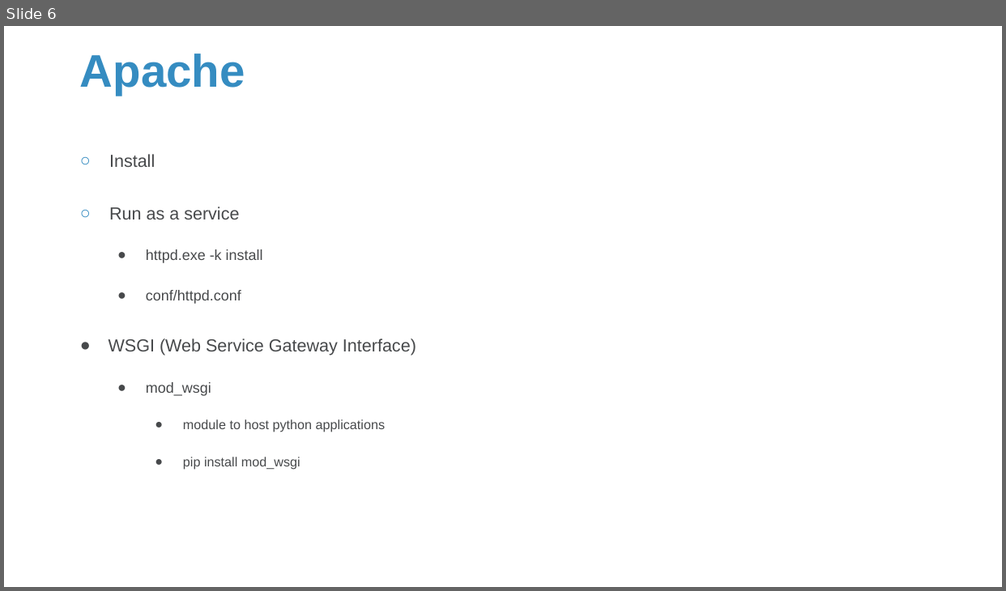
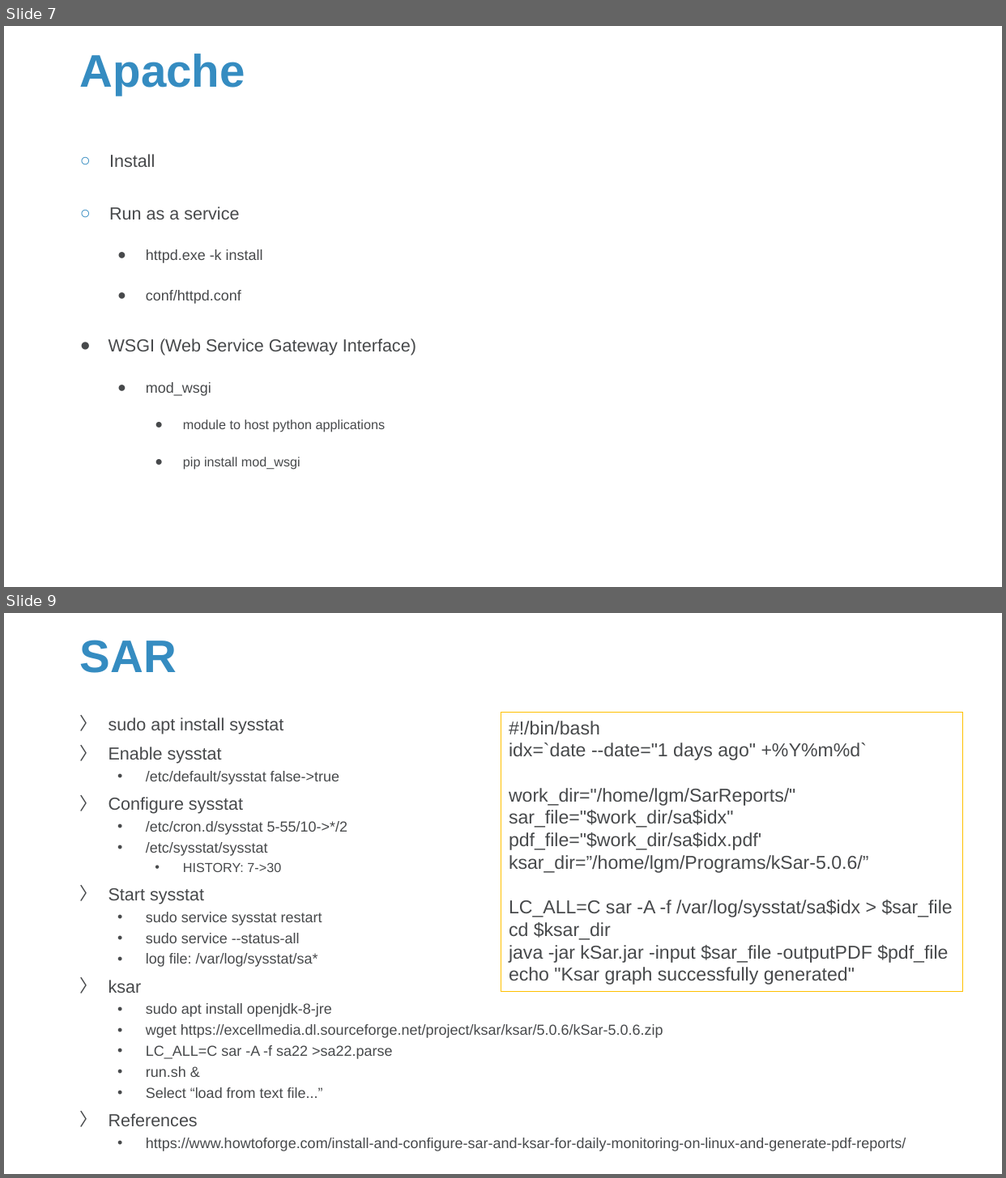
Before and after one commit to Sparks-Lu/TechNotes, a slide deck: Web/Server-Notes.pptx. Shown one above the other, each under a label of ours: slide 6 before the commit, slides 7 and 9 after it; the slides between them are not shown. The pictures are 1006x591 and 1006x1178 pixels, drawn with LibreOffice and Linux fonts; fonts in the diff are those of the drawing; background and template pictures are left out. Boxes give left, top, right and bottom in pixels: in the first picture for what was removed or moved away, otherwise in the second. Text is boxed around its words. In the diff, an @@ line names an element or a change of style, - is before the commit and + after.

```diff
--- a/Web/Server-Notes.pptx
+++ b/Web/Server-Notes.pptx
@@ slide 9 added at (4, 613, 1002, 1174), background picture (left out) @@
@@ title added at (80, 640, 177, 673), 44 pt, text #358CC1, bold @@
+SAR
@@ text added at (108, 717, 906, 1152), 14 pt, text #47494B @@
+〉 sudo apt install sysstat
+〉 Enable sysstat
+  • /etc/default/sysstat false->true
+〉 Configure sysstat
+  • /etc/cron.d/sysstat 5-55/10->*/2
+  • /etc/sysstat/sysstat
+    • HISTORY: 7->30
+〉 Start sysstat
+  • sudo service sysstat restart
+  • sudo service --status-all
+  • log file: /var/log/sysstat/sa*
+〉 ksar
+  • sudo apt install openjdk-8-jre
+  • wget https://excellmedia.dl.sourceforge.net/project/ksar/ksar/5.0.6/kSar-5.0.6.zip
+  • LC_ALL=C sar -A -f sa22 >sa22.parse
+  • run.sh &
+  • Select “load from text file...”
+〉 References
+  • https://www.howtoforge.com/install-and-configure-sar-and-ksar-for-daily-monitoring-on-linux-and-generate-pdf-reports/
@@ rectangle added at (501, 712, 962, 991), outline #FFC000 0.75 pt, 18 pt, text #47494B @@
+#!/bin/bash
+idx=`date --date="1 days ago" +%Y%m%d`
+work_dir="/home/lgm/SarReports/"
+sar_file="$work_dir/sa$idx"
+pdf_file="$work_dir/sa$idx.pdf'
+ksar_dir=”/home/lgm/Programs/kSar-5.0.6/”
+LC_ALL=C sar -A -f /var/log/sysstat/sa$idx > $sar_file
+cd $ksar_dir
+java -jar kSar.jar -input $sar_file -outputPDF $pdf_file
+echo "Ksar graph successfully generated"
@@ what was slide 6 is now slide 7 @@
```
Also in this commit, not shown: 1 slide changed, 5 other slides added, 12 other files.
